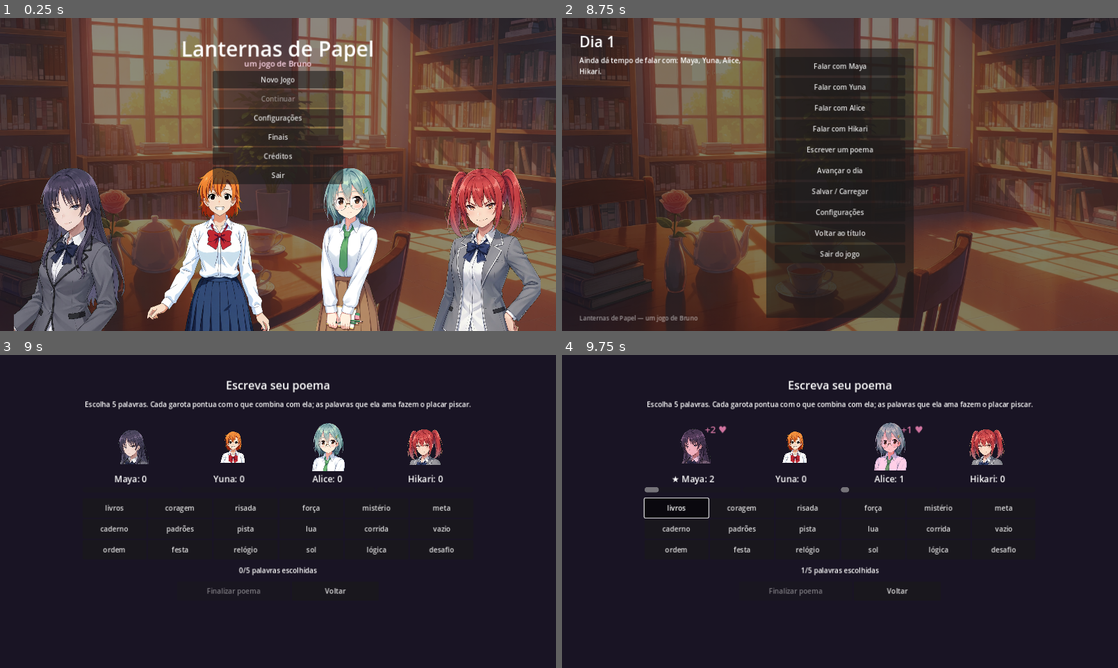
Above: before the commit, frames 1-4 (two rows, left to right).
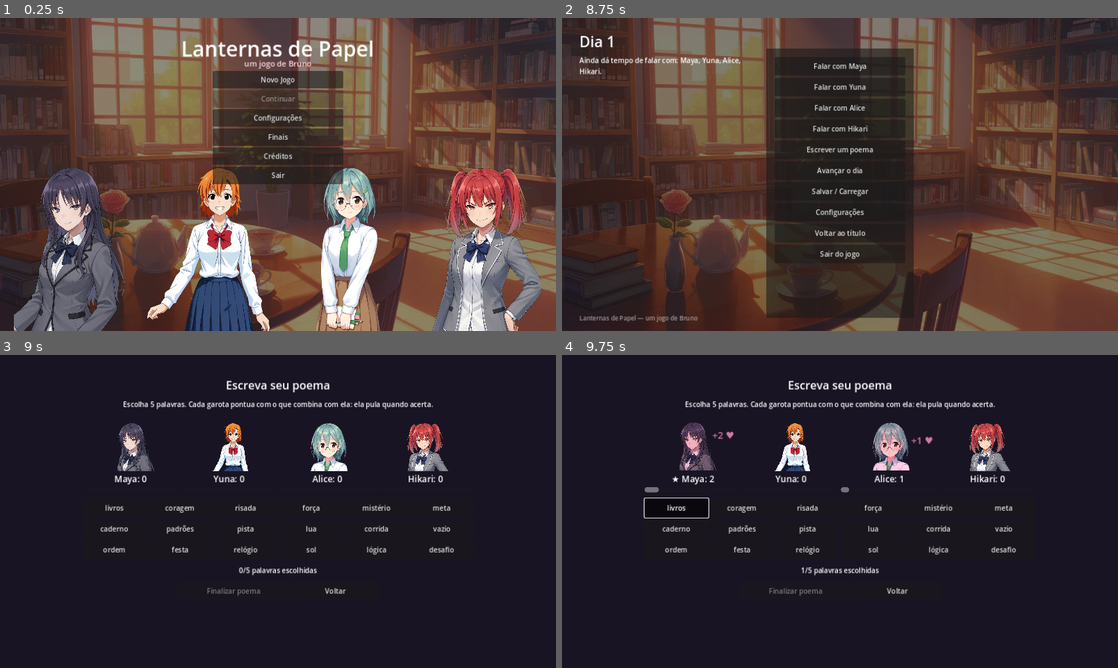
Above: after the commit, the same moments.

Repository: brunohsouza258-cmd/The-Game
Game: Godot game, scene res://scenes/main/Main.tscn
Two runs of this game, one before a commit and one after it. Both use one fixed random seed, a clock stepped at 60 frames per second and the inputs below.
Inputs (mouse positions are in pixels of both pictures, inside the frame that each line leads up to):
- Up to frame 1 (0.25 s): no input
- Up to frame 2 (8.75 s): click "Novo Jogo" at 0.5 s; click (840, 158) at 1.27 s; type "Alex" at 1.35 s; click "Confirmar" at 2 s; click "Histórico" at 2.75 s; click "Fechar" at 3.5 s; click "Histórico" at 4.25 s; click "Fechar" at 5 s; click "Histórico" at 5.75 s; click "Fechar" at 6.5 s; tap Enter (ui_accept) at 7.25, 7.52, 8, 8.27 s
- Up to frame 3 (9 s): click "Escrever um poema" at 8.75 s
- Up to frame 4 (9.75 s): click "livros" at 9.5 s

Frames 1-2 are identical in both runs. In frame 3, 3.2% of the frame differs, in the area x 15-85%, y 14-38%; in frame 4, 3.3%.

Commit message:
Poema: bonequinhas quadradas uniformes, +N escalonados e sprite da vencedora no resultado
Co-Authored-By: Claude Sonnet 5.5 <noreply@anthropic.com>

Diff:
--- a/scenes/poem/PoemGame.tscn
+++ b/scenes/poem/PoemGame.tscn
@@ -28,7 +28,7 @@
 
 [node name="HintLabel" type="Label" parent="WordSelect"]
 layout_mode = 2
-text = "Escolha 5 palavras. Cada garota pontua com o que combina com ela; as palavras que ela ama fazem o placar piscar."
+text = "Escolha 5 palavras. Cada garota pontua com o que combina com ela: ela pula quando acerta."
 horizontal_alignment = 1
 autowrap_mode = 2
 
@@ -62,10 +62,16 @@
 [node name="ResultPanel" type="VBoxContainer" parent="."]
 visible = false
 offset_left = 290.0
-offset_top = 130.0
+offset_top = 40.0
 offset_right = 990.0
-offset_bottom = 600.0
-theme_override_constants/separation = 18
+offset_bottom = 680.0
+theme_override_constants/separation = 14
+
+[node name="WinnerDoll" type="TextureRect" parent="ResultPanel"]
+custom_minimum_size = Vector2(0, 230)
+layout_mode = 2
+expand_mode = 1
+stretch_mode = 5
 
 [node name="PoemLabel" type="Label" parent="ResultPanel"]
 layout_mode = 2
--- a/scripts/poem/PoemGame.gd
+++ b/scripts/poem/PoemGame.gd
@@ -12,7 +12,6 @@
 const BYSTANDER_MIN := 6
 const MAX_SCORE := 15  # 5 palavras × 3 pontos
 const DOLL_SIZE := 110.0
-const DOLL_CROP := 0.5  # fração do topo do sprite usada na bonequinha
 const HUB_SCENE := "res://scenes/main/Hub.tscn"
 const CHARACTER_NAMES := {"maya": "Maya", "yuna": "Yuna", "alice": "Alice", "hikari": "Hikari"}
 const TIER_DELTAS := {
@@ -32,11 +31,13 @@
 @onready var result_label: Label = $ResultPanel/ResultLabel
 @onready var summary_label: Label = $ResultPanel/SummaryLabel
 @onready var back_button: Button = $ResultPanel/BackButton
+@onready var winner_doll: TextureRect = $ResultPanel/WinnerDoll
 
 var _words: Array = []
 var _reactions: Dictionary = {}
 var _selected: Array = []
 var _cells: Dictionary = {}
+var _pop_count: int = 0
 
 func _ready() -> void:
 	var file := FileAccess.open(WORD_BANK_PATH, FileAccess.READ)
@@ -119,7 +120,8 @@
 	var atlas := AtlasTexture.new()
 	atlas.atlas = texture
 	var size := texture.get_size()
-	atlas.region = Rect2(0, 0, size.x, size.y * DOLL_CROP)
+	# Quadrado do topo (rosto e ombros), do mesmo tamanho para todas.
+	atlas.region = Rect2(0, 0, size.x, minf(size.x, size.y))
 	return atlas
 
 func _build_word_grid(words: Array) -> void:
@@ -182,10 +184,13 @@
 	pop.add_theme_color_override("font_color", Color(1.0, 0.55, 0.75) if points > 0 else Color(0.6, 0.7, 1.0))
 	pop.mouse_filter = Control.MOUSE_FILTER_IGNORE
 	holder.add_child(pop)
-	pop.position = Vector2(holder.size.x / 2.0 + DOLL_SIZE / 4.0, 24)
+	# Escalona os "+N" para não se sobreporem quando várias aparecem juntas.
+	var slot := _pop_count % 3
+	_pop_count += 1
+	pop.position = Vector2(holder.size.x / 2.0 + DOLL_SIZE / 2.0 - 10.0 + slot * 6.0, 40 + slot * 14)
 	var float_tween := create_tween().set_parallel(true)
-	float_tween.tween_property(pop, "position:y", -10.0, 0.9)
-	float_tween.tween_property(pop, "modulate:a", 0.0, 0.9)
+	float_tween.tween_property(pop, "position:y", -14.0, 1.0)
+	float_tween.tween_property(pop, "modulate:a", 0.0, 1.0)
 	float_tween.chain().tween_callback(pop.queue_free)
 
 func _totals() -> Dictionary:
@@ -269,6 +274,7 @@
 	if not bystanders.is_empty():
 		summary += "\nO poema também tocou: %s." % ", ".join(bystanders)
 	summary_label.text = summary
+	winner_doll.texture = load("res://assets/characters/%s.png" % winner)
 	word_select.visible = false
 	result_panel.visible = true
 
